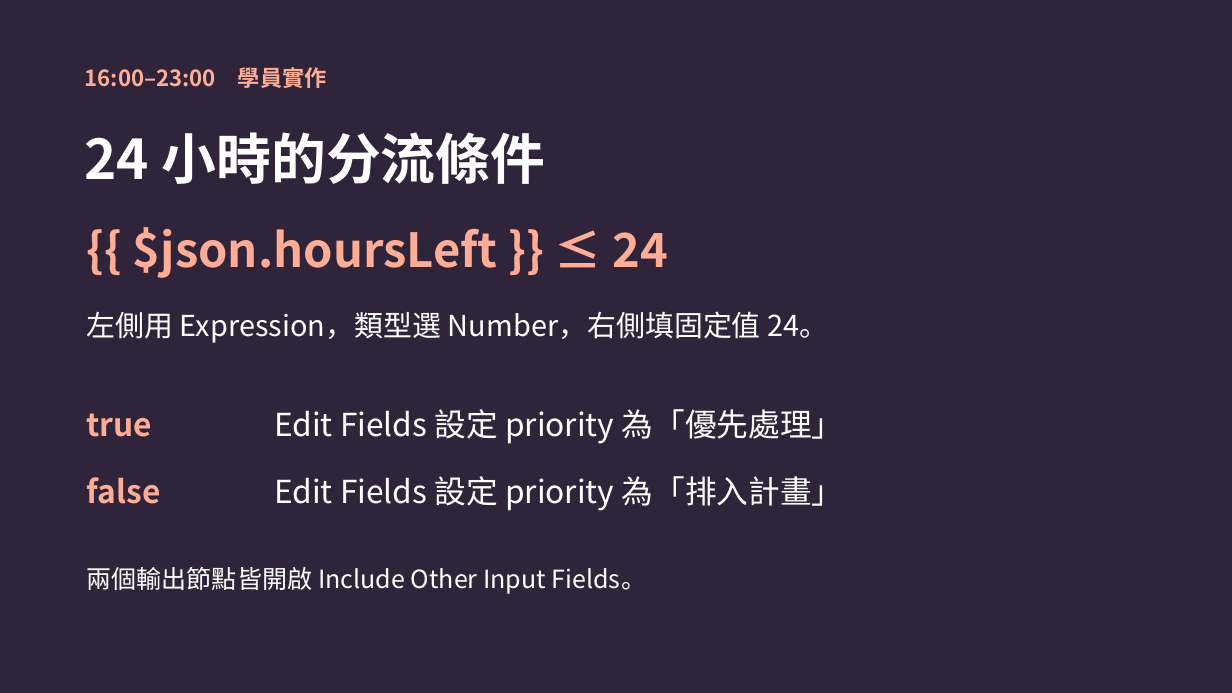
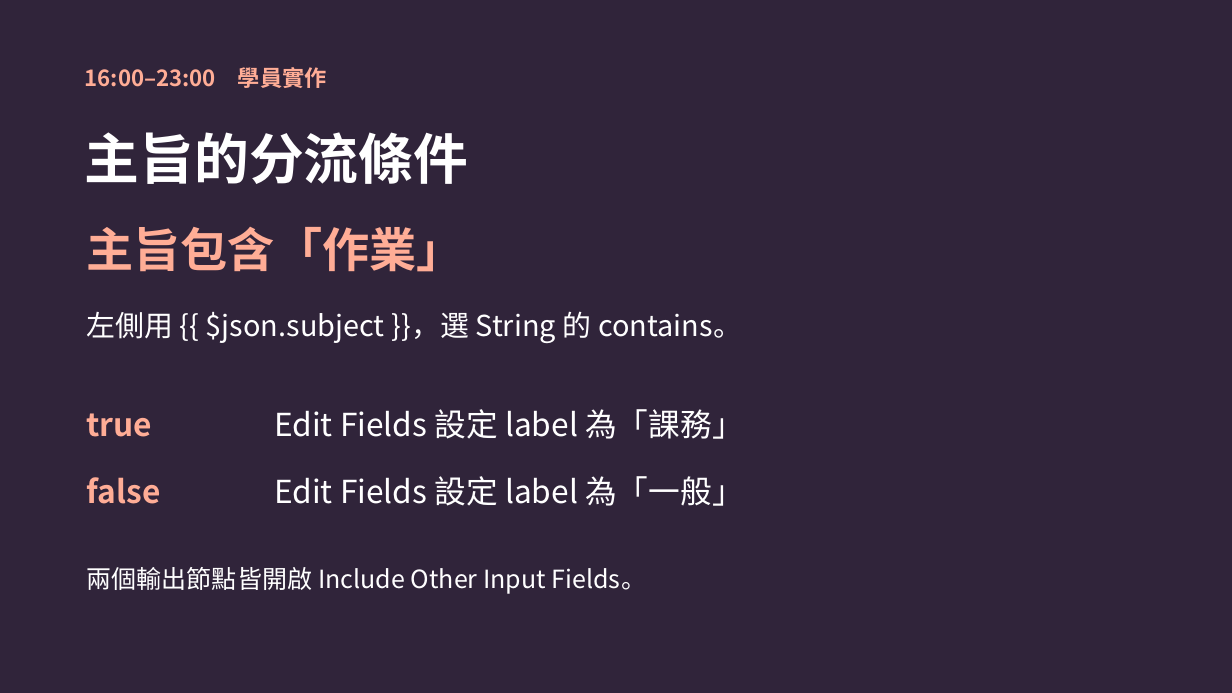
Before and after one commit to robylin829/n8n-30min-workshop, a slide deck: slide 5 of slides/n8n-30min-workshop.pptx. Drawn at 1232x693 pixels with LibreOffice and Linux fonts; fonts in the diff are those of the drawing. Boxes give left, top, right and bottom in pixels: in the first picture for what was removed or moved away, otherwise in the second. Text is boxed around its words. In the diff, an @@ line names an element or a change of style, - is before the commit and + after.

```diff
--- a/slides/n8n-30min-workshop.pptx
+++ b/slides/n8n-30min-workshop.pptx
@@ text at (85, 132, 468, 184): text changed @@
-24 小時的分流條件
+主旨的分流條件
@@ text at (87, 227, 464, 272): text changed @@
-{{ $json.hoursLeft }} ≤ 24
+主旨包含「作業」
@@ text at (87, 311, 742, 343): text changed @@
-左側用 Expression，類型選 Number，右側填固定值 24。
+左側用 {{ $json.subject }}，選 String 的 contains。
@@ text at (274, 409, 743, 439): text changed @@
-Edit Fields 設定 priority 為「優先處理」
+Edit Fields 設定 label 為「課務」
@@ text at (274, 476, 743, 506): text changed @@
-Edit Fields 設定 priority 為「排入計畫」
+Edit Fields 設定 label 為「一般」
```
Also in this commit, not shown: 6 other slides changed, 5 other files.
